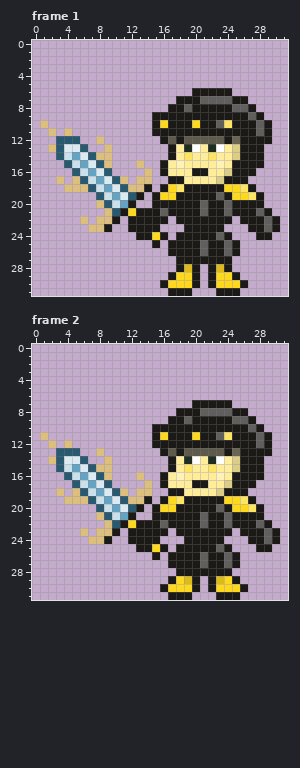
Two states of a pixel-art file, aseprite-gg/sprites/gg-enemy_knight-yellow.aseprite. The first picture shows the starting point.
32x32 pixels, 2 frames. Colours within 5 levels of each other are drawn and written as one. Shown: frame 1, frame 2. The commit also changed other frames, which this record leaves out.
Once edited:
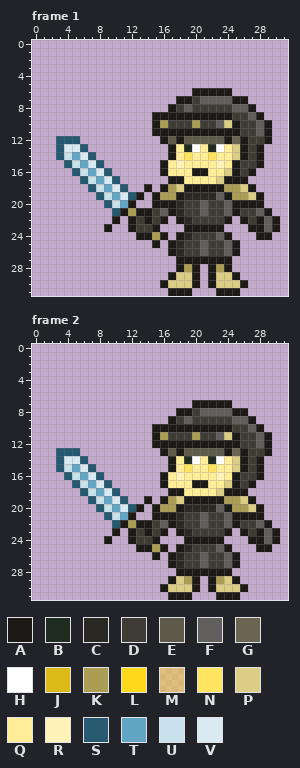
Palette (. is transparent): A #1b1a16  B #1f2d20  C #2a2822  D #3e3c34  E #5e5a4a  F #605f5d  G #6a6553  H #ffffff  J #dcbb19  K #ac9d55  L #ffd81a  M #ffd71b72  N #ffe460  P #dccd84  Q #ffed98  R #fff2b7  S #275971  T #61a4c4  U #c9e1ec  V #d9eaf2
From old to new:
Frame 1:
y 7: x 20 A -> D
y 8: x 18 A -> D; x 20..24 AAAAA -> DDDDD
y 9: x 25..26 AA -> DD
y 10: x 1 M -> .; x 16..22 LAAALAA -> KDDDKDD; x 24 N -> P; x 26..27 AA -> DD
y 11: x 2 M -> .; x 4 M -> .; x 26..27 AA -> DD
y 12: x 8 M -> .; x 27..28 AA -> DD
y 13: x 2 M -> .; x 9 M -> .; x 27 A -> D
y 14: x 8..9 MM -> ..; x 27 A -> D
y 15: x 9 M -> .; x 13 M -> .; x 26..27 AA -> DD
y 16: x 14 M -> .; x 26 A -> D
y 17: x 3 M -> .; x 5 M -> .; x 11 M -> .; x 13..14 MM -> ..
y 18: x 4..6 MMM -> ...; x 12..13 MM -> ..; x 17..18 LN -> KP; x 24..26 LLN -> KKP
y 19: x 16..17 LL -> KK; x 19..22 AAAA -> CCCC; x 25..27 LLN -> KKP
y 20: x 8 M -> .; x 18..20 AAA -> CDD; x 22..23 AA -> DD
y 21: x 9 M -> .; x 12 L -> K; x 15 A -> D; x 18..20 AAA -> CDD; x 22..23 AA -> DD; x 26..27 AA -> DD
y 22: x 6 M -> .; x 8..9 MM -> ..; x 13 A -> D; x 15 A -> D; x 19..23 AAAAA -> CDDDD; x 27 A -> D
y 23: x 7..8 MM -> ..; x 13..14 AA -> DD
y 24: x 15 L -> K; x 19..22 AAAA -> CDDD
y 25..26: x 18..20 AAA -> CDD; x 22..23 AA -> DD
y 28: x 19 J -> K; x 23 J -> K
y 29: x 18..19 LL -> PP; x 23..24 LL -> PP
y 30: x 17..19 LLL -> PPP; x 23..25 LLL -> PPP
Frame 2:
y 8: x 20 A -> D
y 9: x 18 A -> D; x 20..24 AAAAA -> DDDDD
y 10: x 25..26 AA -> DD
y 11: x 1 M -> .; x 16..22 LAAALAA -> KDDDKDD; x 24 N -> P; x 26..27 AA -> DD
y 12: x 2 M -> .; x 4 M -> .; x 26..27 AA -> DD
y 13: x 8 M -> .; x 27..28 AA -> DD
y 14: x 2 M -> .; x 9 M -> .; x 27 A -> D
y 15: x 8..9 MM -> ..; x 27 A -> D
y 16: x 9 M -> .; x 13 M -> .; x 26..27 AA -> DD
y 17: x 14 M -> .; x 26 A -> D
y 18: x 3 M -> .; x 5 M -> .; x 11 M -> .; x 13..14 MM -> ..
y 19: x 4..6 MMM -> ...; x 12..13 MM -> ..; x 17..18 LN -> KP; x 24..26 LLN -> KKP
y 20: x 16..17 LL -> KK; x 19..22 AAAA -> CCCC; x 25..27 LLN -> KKP
y 21: x 8 M -> .; x 18..20 AAA -> CDD; x 22..23 AA -> DD
y 22: x 9 M -> .; x 12 L -> K; x 15 A -> D; x 18..20 AAA -> CDD; x 22..23 AA -> DD; x 26..27 AA -> DD
y 23: x 6 M -> .; x 8..9 MM -> ..; x 13 A -> D; x 15 A -> D; x 19..23 AAAAA -> CDDDD; x 27 A -> D
y 24: x 7..8 MM -> ..; x 13..14 AA -> DD
y 25: x 15 L -> K; x 19..22 AAAA -> CDDD
y 26..27: x 18..20 AAA -> CDD; x 22..23 AA -> DD
y 29: x 18..19 LJ -> PK; x 23..24 JL -> KP
y 30: x 17..19 LLL -> PPP; x 23..25 LLL -> PPP
